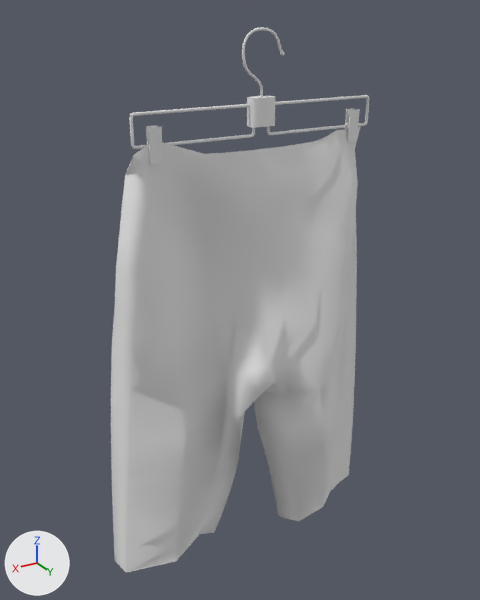
The FBX model Assets/05_Models/Props/Pant_1.fbx: old version first, new version second.
Rendered twice from a 50 mm lens placed at (0.529, 6.825, 1.315), pointed at (0.025, 5.986, 0.895). The axes (+X, +Y, +Z) are drawn at lower left. The lights are the same throughout. Where no turn or scale is listed for an object, it has been applied to the vertices.

Objects in the first picture: 'Pant_1'.
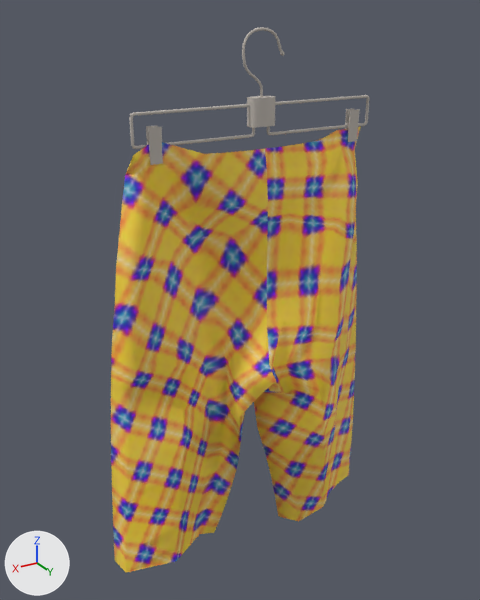
The change, as a diff of the scene's bpy script:
```diff
--- a/Assets/05_Models/Props/Pant_1.fbx.py
+++ b/Assets/05_Models/Props/Pant_1.fbx.py
@@ img_clothes_b_jpg @@
+img_clothes_b_jpg = load_image('Clothes_B.jpg', '../../04_Images/Textures/Clothes_B.jpg', 2048, 2048, 'sRGB')
@@ mat_clothes @@
 mat_clothes = principled_material('clothes')
-mat_clothes.base_color = (0.8, 0.8, 0.8)  # white #e7e7e7
+mat_clothes.texture = img_clothes_b_jpg
 mat_clothes.roughness = 0.69
@@ me_pant_1 @@
 # used by ob_pant_1; location = (-0.003, 6.002, 1.263)
-me_pant_1.from_pydata(...)  # 1057 vertices, 974 faces; spans x -0.233..0.273, y -0.077..0.081, z -0.824..0.036
+me_pant_1.from_pydata(...)  # 1096 vertices, 1011 faces; spans x -0.233..0.273, y -0.077..0.081, z -0.824..0.036
+# me_pant_1 part 1
+# 36 faces are deleted
+# 39 vertices are added at x 0.012..0.257, y -0.039..0.079, z -0.807..-0.118
+# 73 new faces join them
 me_pant_1.materials.append(mat_clothes)
```

What differs and where, as boxes [x1, y1, x2, y2] in the pictures (480 x 600 px):
'Pant_1', surface changed, reshaped (grey to orange): [111, 27, 369, 573] in both
part 1 of me_pant_1, built on: [111, 147, 276, 561] in both
